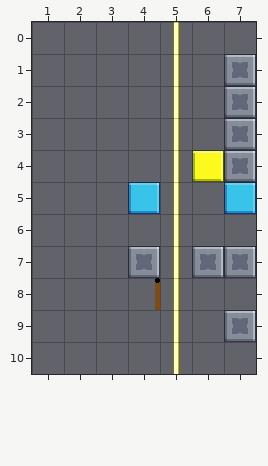
Tiled map (JSON) -- Assets/Level_Editor/TileMap/Room_44.tmj. The picture above was drawn from the file before the commit.
Cells are 32x32 px. Shown: x 1..7, y 0..10. The old version is drawn lined up with the new one.
Now the later version:
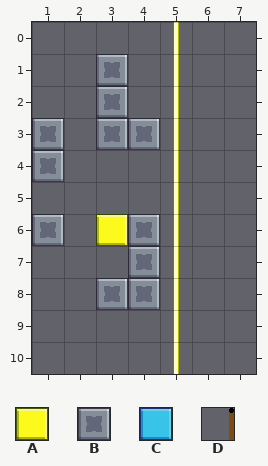
Key: from "tileSet": A 32 "block", B 33 "wall", C 45 "glass", D 81 "door".
_ is an empty cell.
Difference:
map size 11x11 -> 12x11 cells (old content now starts at 1,0; both pictures use the new coordinates)
Layer "Overlap":
y 1: x 3 _ -> B
y 8: x 4 D -> _
Layer "Blocks":
y 1: x 7 B -> _
y 2: x 3 _ -> B; x 7 B -> _
y 3: x 1 _ -> B; x 3..4 __ -> BB; x 7 B -> _
y 4: x 1 _ -> B; x 6..7 AB -> __
y 5: x 4 C -> _; x 7 C -> _
y 6: x 1 _ -> B; x 3..4 __ -> AB
y 7: x 6..7 BB -> __
y 8: x 3..4 __ -> BB
y 9: x 7 B -> _
Where, in picture pixels (left, top, right, bottom), the same in both pictures:
added: (96, 54, 160, 150)
removed: (192, 54, 256, 214)
added: (32, 118, 64, 182)
changed: (96, 182, 160, 246)
added: (32, 214, 64, 246)
removed: (192, 246, 256, 278)
changed: (96, 278, 160, 310)
removed: (224, 310, 256, 342)
